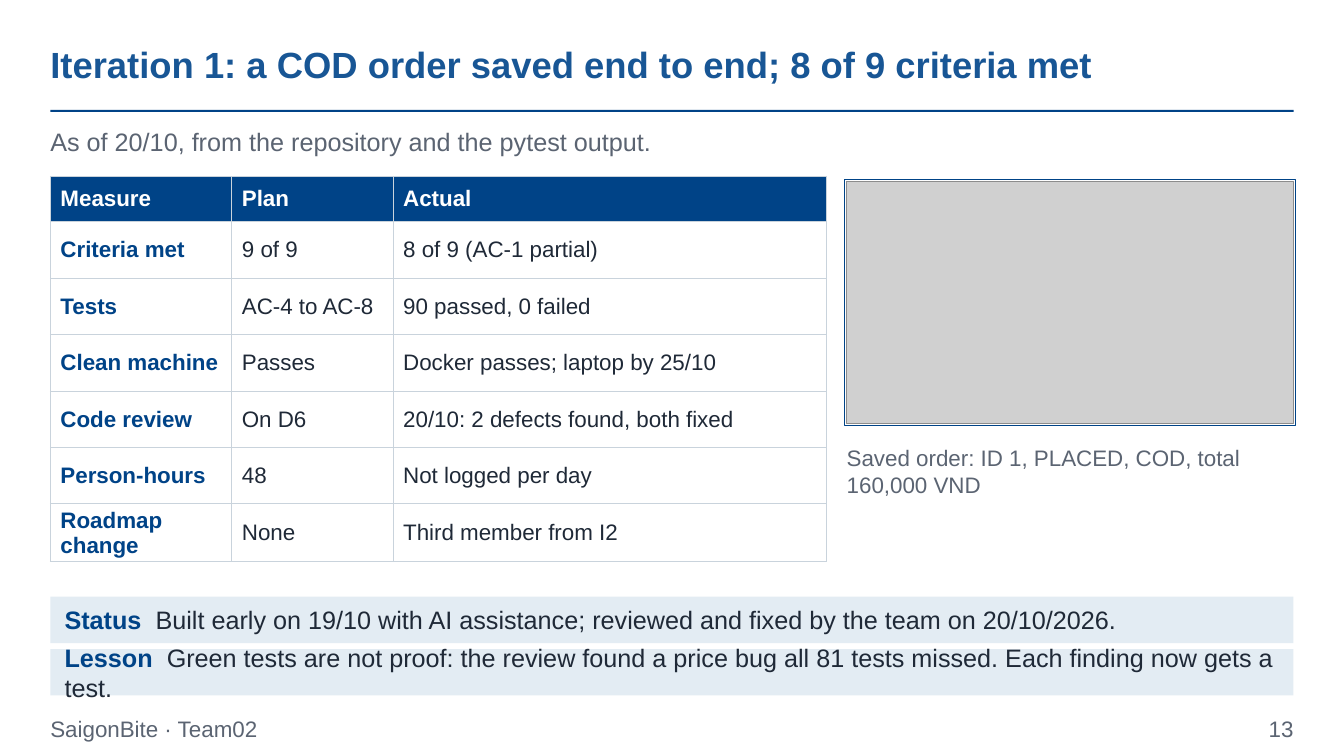
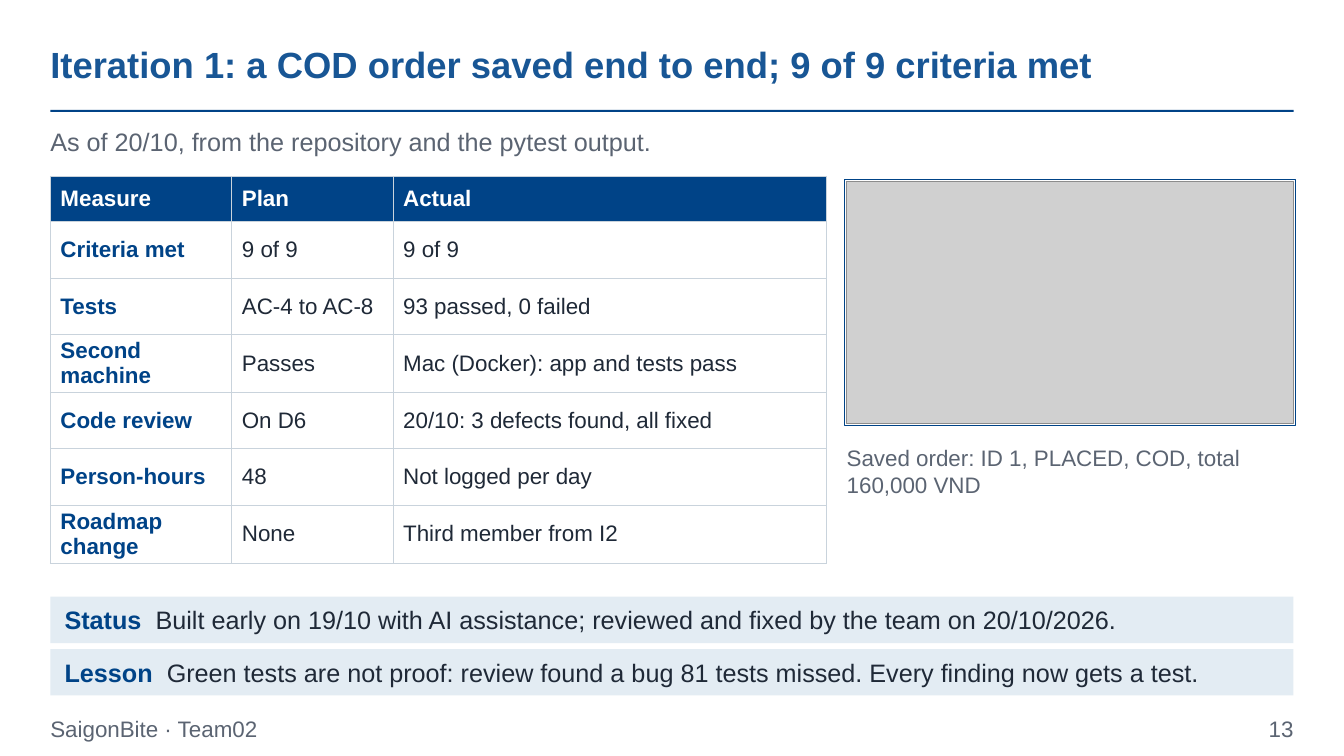
Before and after one commit to Dat071104/SaigonBite, a slide deck: slide 13 of docs/part1/Team02_Proposal_Slides_for_SaigonBite.pptx. Drawn at 1344x756 pixels with LibreOffice and Linux fonts; fonts in the diff are those of the drawing; grey boxes stand for pictures. Boxes give left, top, right and bottom in pixels: in the first picture for what was removed or moved away, otherwise in the second. Text is boxed around its words. In the diff, an @@ line names an element or a change of style, - is before the commit and + after.

```diff
--- a/docs/part1/Team02_Proposal_Slides_for_SaigonBite.pptx
+++ b/docs/part1/Team02_Proposal_Slides_for_SaigonBite.pptx
@@ title at (50,51,1092,84): text changed @@
-Iteration 1: a COD order saved end to end; 8 of 9 criteria met
+Iteration 1: a COD order saved end to end; 9 of 9 criteria met
@@ table at (50,176,827,563) @@
-row 2, column 3: 8 of 9 (AC-1 partial)
+row 2, column 3: 9 of 9
-row 3, column 3: 90 passed, 0 failed
+row 3, column 3: 93 passed, 0 failed
-row 4, column 1: Clean machine
+row 4, column 1: Second machine
-row 4, column 3: Docker passes; laptop by 25/10
+row 4, column 3: Mac (Docker): app and tests pass
-row 5, column 3: 20/10: 2 defects found, both fixed
+row 5, column 3: 20/10: 3 defects found, all fixed
@@ text at (65,663,1199,688): text changed @@
-Lesson Green tests are not proof: the review found a price bug all 81 tests missed. Each finding now gets a test.
+Lesson Green tests are not proof: review found a bug 81 tests missed. Every finding now gets a test.
```
Also in this commit, not shown: 2 other slides changed, 9 other files.
